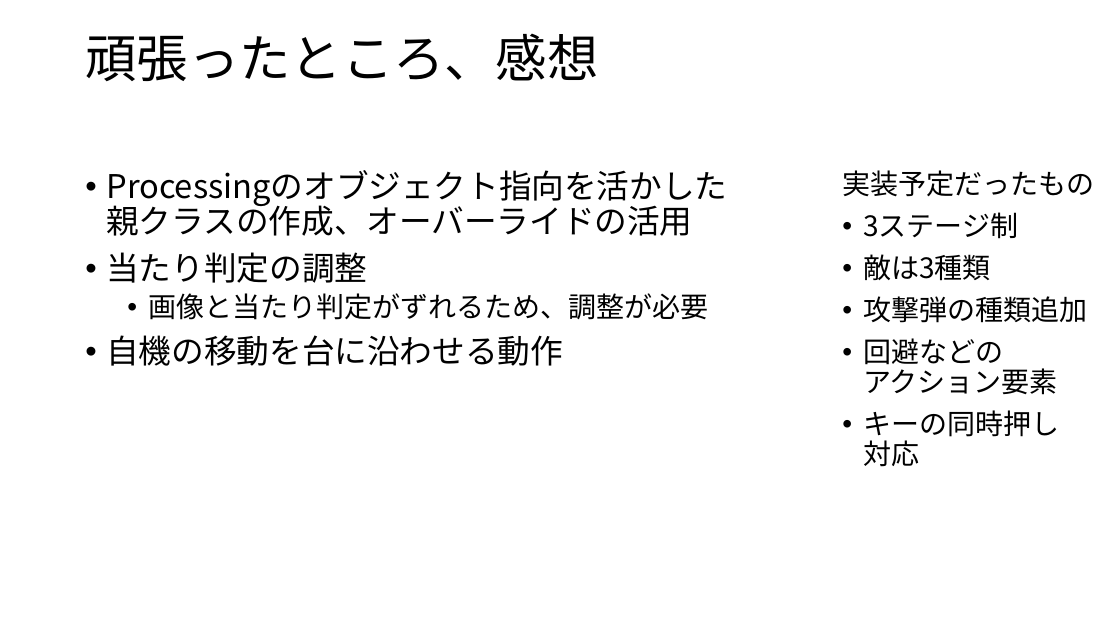
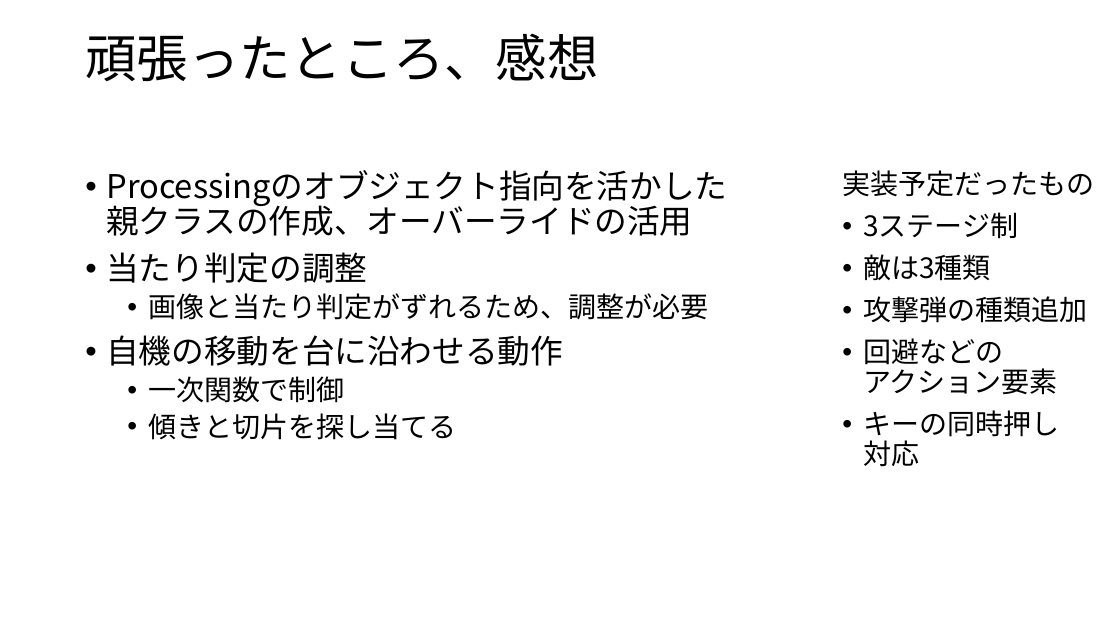
Before and after one commit to masaokatagia/team12, a slide deck: slide 5 of team12_発表.pptx (slide 4 before the commit). Drawn at 1120x630 pixels with LibreOffice and Linux fonts; fonts in the diff are those of the drawing; background and template pictures are left out. Boxes give left, top, right and bottom in pixels: in the first picture for what was removed or moved away, otherwise in the second. Text is boxed around its words. In the diff, an @@ line names an element or a change of style, - is before the commit and + after.

```diff
--- a/team12_発表.pptx
+++ b/team12_発表.pptx
@@ text at bbox=[148, 376, 456, 440]: paragraphs added @@
+  • 一次関数で制御
+  • 傾きと切片を探し当てる
```
Also in this commit, not shown: 1 other slide changed, 1 slide added, 1 other file.
